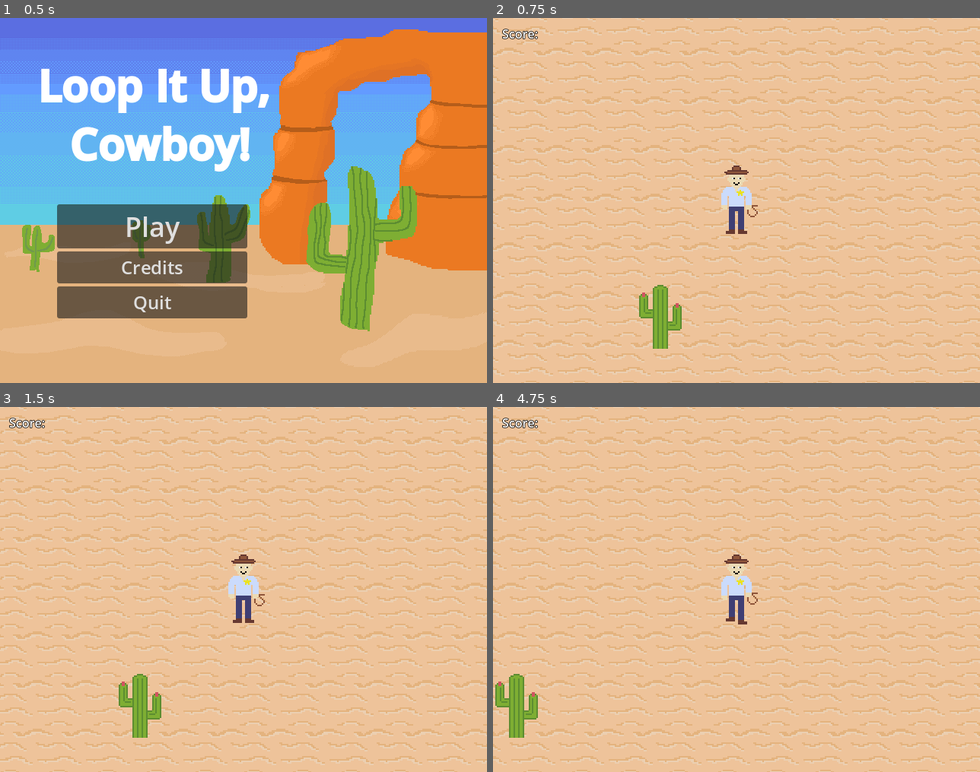
Above: before the commit, frames 1-4 (two rows, left to right).
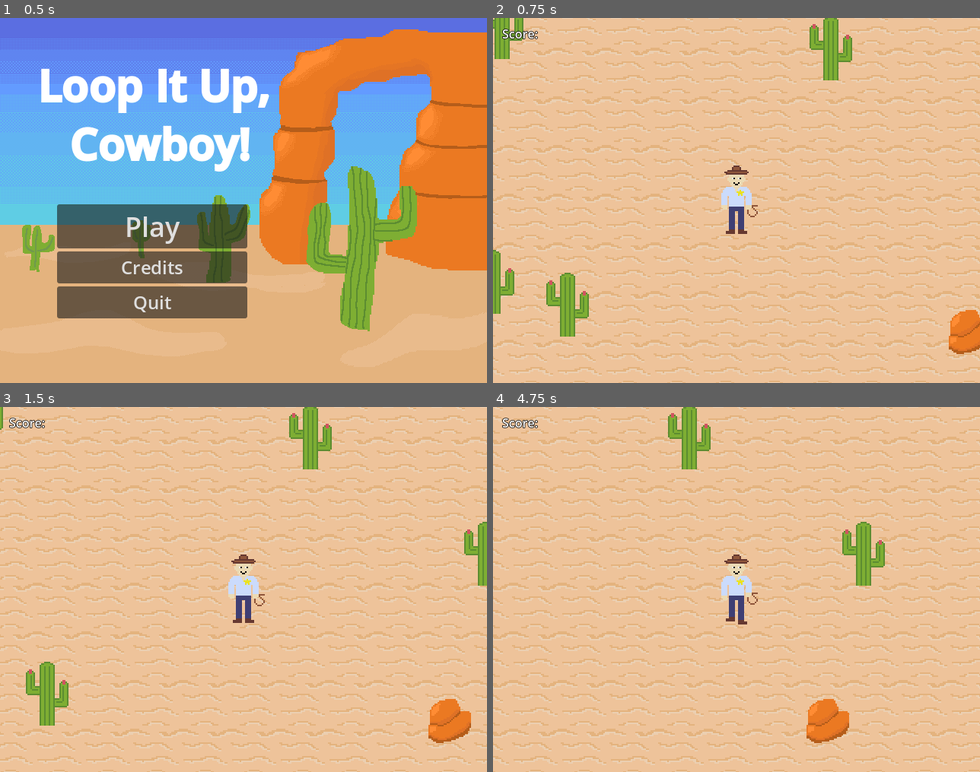
Above: after the commit, the same moments.

Repository: thearst3rd/gmtk-2025
Game: Godot game, scene res://src/menu/main_menu.tscn
The game is run twice, just before and just after one commit, with the same random seed, the same clock (stepped at 60 frames per second) and the same inputs.
Inputs (mouse positions are in pixels of both pictures, inside the frame that each line leads up to):
- Up to frame 1 (0.5 s): no input
- Up to frame 2 (0.75 s): click "Play" at 0.5 s
- Up to frame 3 (1.5 s): tap Enter at 1.25 s; move the mouse to (350, 571) at 1.27 s; press the mouse at (350, 571) at 1.28 s; hold D (move_right) from 1.28 s (still down)
- Up to frame 4 (4.75 s): move the mouse to (639, 607) at 2.02 s; release D (move_right) at 2.03 s; release the mouse at (639, 607) at 2.03 s; hold S (move_down) 2.03-2.78 s; click (639, 607) at 2.1 s; move the mouse to (785, 509) at 2.77 s; press the mouse at (785, 509) at 2.78 s; hold D (move_right) 2.78-3.53 s; move the mouse to (712, 662) at 3.52 s; release the mouse at (712, 662) at 3.53 s; hold W (move_up) 3.53-4.28 s; click (712, 662) at 3.6 s; move the mouse to (882, 644) at 4.27 s; press the mouse at (882, 644) at 4.28 s; hold A (move_left) from 4.28 s (still down)

Frame 1 is identical in both runs. In frame 2, 4.0% of the frame differs, in the area x 0-100%, y 0-93%; in frame 3, 3.8%; in frame 4, 12%, in the area x 0-100%, y 0-100%.

Commit message:
Added rocks, procedural generation, new projectile sprite.

Diff:
--- a/project.godot
+++ b/project.godot
@@ -62,6 +62,14 @@
 ]
 }
 
+[layer_names]
+
+2d_physics/layer_1="Player"
+2d_physics/layer_2="Enemies"
+2d_physics/layer_3="Cacti"
+2d_physics/layer_4="Rocks"
+2d_physics/layer_5="Projectiles"
+
 [rendering]
 
 textures/canvas_textures/default_texture_filter=0
--- a/src/game/arena.gd
+++ b/src/game/arena.gd
@@ -1,8 +1,12 @@
 extends Node2D
+
+
+const CHUNK_SIZE = 1000
 
 
 var game_time: float = 0
 var score: int = 0
+var loaded_chunks: Array[Vector2] = []
 
 @onready var player: Player = %Player
 
@@ -11,9 +15,85 @@
 	player.draw_controller.line_complete.connect(on_line_complete)
 	score = 0
 
+	var player_chunk_pos := Vector2(
+		round(player.position.x / CHUNK_SIZE) * CHUNK_SIZE,
+		round(player.position.y / CHUNK_SIZE) * CHUNK_SIZE
+	)
+
+	# Spawn a 3x3 area of chunks around the player.
+	for x in range(-1, 2):
+		for y in range(-1, 2):
+			var chunk_start = player_chunk_pos + Vector2(x, y) * CHUNK_SIZE
+			spawn_objects(chunk_start)
+
 
 func _process(delta: float) -> void:
 	game_time += delta
+
+	var player_chunk_pos := Vector2(
+		round(player.position.x / CHUNK_SIZE) * CHUNK_SIZE,
+		round(player.position.y / CHUNK_SIZE) * CHUNK_SIZE
+	)
+
+	# Unload any chunks that are no longer adjacent to the player's chunk
+	for chunk_start in loaded_chunks:
+		if abs((player_chunk_pos - chunk_start).x) > 2 * CHUNK_SIZE:
+			despawn_objects(chunk_start)
+		if abs((player_chunk_pos - chunk_start).y) > 2 * CHUNK_SIZE:
+			despawn_objects(chunk_start)
+
+	# Spawn in new objects for any new chunks
+	for x in range(-1, 2):
+		for y in range(-1, 2):
+			var chunk_start = player_chunk_pos + Vector2(x, y) * CHUNK_SIZE
+			if chunk_start not in loaded_chunks:
+				spawn_objects(chunk_start)
+
+
+# Spawn a random number of rocks and cacti in a chunk.
+func spawn_objects(chunk_start: Vector2) -> void:
+	loaded_chunks.append(chunk_start)
+
+	var num_objects := randi_range(8, 20)
+
+	var existing_object_positions: Array[Vector2] = [player.position]
+
+	var distance_sq_threshold := 2500.0
+
+	for _idx in range(num_objects):
+		var new_pos := Vector2(
+			randf_range(chunk_start.x, chunk_start.x + CHUNK_SIZE),
+			randf_range(chunk_start.y, chunk_start.y + CHUNK_SIZE)
+		)
+
+		# What do I even do with line-breaks here????
+		while existing_object_positions.any(
+			func is_far(x): return x.distance_squared_to(new_pos) < distance_sq_threshold
+		):
+			new_pos = Vector2(
+				randf_range(chunk_start.x, chunk_start.x + CHUNK_SIZE),
+				randf_range(chunk_start.y, chunk_start.y + CHUNK_SIZE)
+			)
+
+		existing_object_positions.append(new_pos)
+		if randi_range(0, 1) == 0:
+			var rock := preload("res://src/game/rock.tscn").instantiate()
+			rock.position = new_pos
+			$Objects.add_child(rock)
+		else:
+			var cactus := preload("res://src/game/cactus.tscn").instantiate()
+			cactus.position = new_pos
+			$Objects.add_child(cactus)
+
+
+func despawn_objects(chunk_start: Vector2) -> void:
+	loaded_chunks.erase(chunk_start)
+	var chunk = Rect2(chunk_start, Vector2.ONE * CHUNK_SIZE)
+
+	for object in $Objects.get_children() as Array[Node2D]:
+		if chunk.has_point(object.position):
+			$Objects.remove_child(object)
+			object.queue_free()
 
 
 func on_line_complete(points: Array[Vector2], _penalty: float) -> void:
@@ -36,9 +116,7 @@
 
 func on_player_shoot(direction: Vector2) -> void:
 	var new_projectile := preload("res://src/game/enemy_projectile.tscn").instantiate()
-	new_projectile.direction = direction
-	new_projectile.initial_position = player.position
-	new_projectile.position = player.position
+	new_projectile.init(player.position, direction)
 	new_projectile.object_hit.connect(on_projectile_hit)
 	$Projectiles.add_child(new_projectile)
 
--- a/src/game/arena.tscn
+++ b/src/game/arena.tscn
@@ -1,10 +1,9 @@
-[gd_scene load_steps=8 format=3 uid="uid://b0rybmr68nlu2"]
+[gd_scene load_steps=7 format=3 uid="uid://b0rybmr68nlu2"]
 
 [ext_resource type="Script" uid="uid://cquq3y345hu4n" path="res://src/game/arena.gd" id="1_0pbf2"]
 [ext_resource type="PackedScene" uid="uid://dwowpahlj38c2" path="res://src/game/infinite_background.tscn" id="1_44jrx"]
 [ext_resource type="PackedScene" uid="uid://fhqqde4xxf6l" path="res://src/game/player.tscn" id="1_p3gke"]
 [ext_resource type="PackedScene" uid="uid://dvr4gp8bis72j" path="res://src/menu/pause_menu.tscn" id="2_fpc82"]
-[ext_resource type="PackedScene" uid="uid://cuk2s5krjoqwi" path="res://src/game/cactus.tscn" id="3_0pbf2"]
 [ext_resource type="Script" uid="uid://c8nwccsmwim1l" path="res://src/game/enemy_spawner.gd" id="4_44jrx"]
 
 [sub_resource type="LabelSettings" id="LabelSettings_dwrxi"]
@@ -20,8 +19,11 @@
 [node name="Player" parent="." instance=ExtResource("1_p3gke")]
 unique_name_in_owner = true
 position = Vector2(451, 203)
+collision_mask = 14
 
 [node name="Enemies" type="Node" parent="."]
+
+[node name="Objects" type="Node" parent="."]
 
 [node name="Projectiles" type="Node" parent="."]
 
@@ -36,9 +38,6 @@
 [node name="EnemySpawnTimer" type="Timer" parent="EnemySpawner"]
 autostart = true
 
-[node name="Cactus" parent="." instance=ExtResource("3_0pbf2")]
-position = Vector2(351, 356)
-
 [node name="UI" type="CanvasLayer" parent="."]
 
 [node name="ScoreLabel" type="Label" parent="UI"]
--- a/src/game/cactus.tscn
+++ b/src/game/cactus.tscn
@@ -13,6 +13,8 @@
 size = Vector2(18, 25)
 
 [node name="Cactus" type="Area2D"]
+collision_layer = 4
+collision_mask = 3
 script = ExtResource("1_326do")
 
 [node name="Sprite2D" type="Sprite2D" parent="."]
--- a/src/game/draw_controller.gd
+++ b/src/game/draw_controller.gd
@@ -91,7 +91,7 @@
 
 	var is_closed := _check_if_closed(drawing_points)
 
-	print("Penalty: %f, Closed: %s" % [penalty, "true" if is_closed else "false"])
+	#print("Penalty: %f, Closed: %s" % [penalty, "true" if is_closed else "false"])
 
 	if SHOW_DEBUG_COMPARISON:
 		comparison_line.clear_points()
@@ -140,8 +140,6 @@
 		mean_radius += point.distance_to(mean_point)
 	mean_radius /= points.size()
 
-	print("Center: ", mean_point + global_position)
-
 	return [mean_point, mean_radius]
 
 
@@ -155,7 +153,6 @@
 		total_penalty += penalty
 	total_penalty /= drawing_points.size()
 	total_penalty *= 100.0
-	print(total_penalty)
 	return total_penalty
 
 
--- a/src/game/enemy.tscn
+++ b/src/game/enemy.tscn
@@ -56,6 +56,8 @@
 }]
 
 [node name="Enemy" type="CharacterBody2D"]
+collision_layer = 2
+collision_mask = 31
 script = ExtResource("1_askbf")
 
 [node name="CollisionShape2D" type="CollisionShape2D" parent="."]
--- a/src/game/enemy_projectile.gd
+++ b/src/game/enemy_projectile.gd
@@ -20,6 +20,16 @@
 		queue_free()
 
 
+func init(init_position: Vector2, init_direction: Vector2) -> void:
+	position = init_position
+	initial_position = init_position
+	direction = init_direction
+	if direction.x < 0:
+		$AnimationPlayer.play("left")
+	else:
+		$AnimationPlayer.play("right")
+
+
 func on_body_entered(body: Node2D) -> void:
 	if body is Player:
 		return
--- a/src/game/enemy_projectile.tscn
+++ b/src/game/enemy_projectile.tscn
@@ -1,20 +1,121 @@
-[gd_scene load_steps=4 format=3 uid="uid://0jkims4wxkeg"]
+[gd_scene load_steps=8 format=3 uid="uid://0jkims4wxkeg"]
 
 [ext_resource type="Script" uid="uid://cciem2led2btp" path="res://src/game/enemy_projectile.gd" id="1_0piwa"]
-[ext_resource type="Texture2D" uid="uid://cy73vk0l6eeak" path="res://assets/cowboy_hat.png" id="1_7cc01"]
+[ext_resource type="Texture2D" uid="uid://cbtsnbjl170gv" path="res://assets/bad_guy_porojectile.png" id="2_0piwa"]
 
 [sub_resource type="CircleShape2D" id="CircleShape2D_ykfnh"]
+radius = 19.0
+
+[sub_resource type="Animation" id="Animation_0piwa"]
+resource_name = "left"
+length = 0.5
+loop_mode = 1
+tracks/0/type = "value"
+tracks/0/imported = false
+tracks/0/enabled = true
+tracks/0/path = NodePath("Sprite2D:rotation")
+tracks/0/interp = 1
+tracks/0/loop_wrap = true
+tracks/0/keys = {
+"times": PackedFloat32Array(0, 0.5),
+"transitions": PackedFloat32Array(1, 1),
+"update": 0,
+"values": [0.0, -6.28319]
+}
+tracks/1/type = "value"
+tracks/1/imported = false
+tracks/1/enabled = true
+tracks/1/path = NodePath("Sprite2D:scale")
+tracks/1/interp = 1
+tracks/1/loop_wrap = true
+tracks/1/keys = {
+"times": PackedFloat32Array(0),
+"transitions": PackedFloat32Array(1),
+"update": 0,
+"values": [Vector2(-1.5, 1.5)]
+}
+
+[sub_resource type="Animation" id="Animation_ykfnh"]
+length = 0.001
+tracks/0/type = "value"
+tracks/0/imported = false
+tracks/0/enabled = true
+tracks/0/path = NodePath("Sprite2D:rotation")
+tracks/0/interp = 1
+tracks/0/loop_wrap = true
+tracks/0/keys = {
+"times": PackedFloat32Array(0),
+"transitions": PackedFloat32Array(1),
+"update": 0,
+"values": [0.0]
+}
+tracks/1/type = "value"
+tracks/1/imported = false
+tracks/1/enabled = true
+tracks/1/path = NodePath("Sprite2D:scale")
+tracks/1/interp = 1
+tracks/1/loop_wrap = true
+tracks/1/keys = {
+"times": PackedFloat32Array(0),
+"transitions": PackedFloat32Array(1),
+"update": 0,
+"values": [Vector2(1, 1)]
+}
+
+[sub_resource type="Animation" id="Animation_kfs3b"]
+resource_name = "right"
+length = 0.5
+loop_mode = 1
+tracks/0/type = "value"
+tracks/0/imported = false
+tracks/0/enabled = true
+tracks/0/path = NodePath("Sprite2D:scale")
+tracks/0/interp = 1
+tracks/0/loop_wrap = true
+tracks/0/keys = {
+"times": PackedFloat32Array(0),
+"transitions": PackedFloat32Array(1),
+"update": 0,
+"values": [Vector2(1.5, 1.5)]
+}
+tracks/1/type = "value"
+tracks/1/imported = false
+tracks/1/enabled = true
+tracks/1/path = NodePath("Sprite2D:rotation")
+tracks/1/interp = 1
+tracks/1/loop_wrap = true
+tracks/1/keys = {
+"times": PackedFloat32Array(0, 0.5),
+"transitions": PackedFloat32Array(1, 1),
+"update": 0,
+"values": [0.0, 6.28319]
+}
+
+[sub_resource type="AnimationLibrary" id="AnimationLibrary_kfs3b"]
+_data = {
+&"RESET": SubResource("Animation_ykfnh"),
+&"left": SubResource("Animation_0piwa"),
+&"right": SubResource("Animation_kfs3b")
+}
 
 [node name="EnemyProjectile" type="Area2D"]
+collision_layer = 16
+collision_mask = 14
 script = ExtResource("1_0piwa")
 MAX_DISTANCE = 600
 SPEED = 300
 
 [node name="Sprite2D" type="Sprite2D" parent="."]
-texture = ExtResource("1_7cc01")
+texture = ExtResource("2_0piwa")
 
 [node name="CollisionShape2D" type="CollisionShape2D" parent="."]
+position = Vector2(0, 1)
 shape = SubResource("CircleShape2D_ykfnh")
+
+[node name="AnimationPlayer" type="AnimationPlayer" parent="."]
+libraries = {
+&"": SubResource("AnimationLibrary_kfs3b")
+}
 
 [connection signal="area_entered" from="." to="." method="on_body_entered"]
 [connection signal="body_entered" from="." to="." method="on_body_entered"]
--- a/src/game/player.tscn
+++ b/src/game/player.tscn
@@ -57,6 +57,7 @@
 }]
 
 [node name="Player" type="CharacterBody2D" groups=["Player"]]
+collision_mask = 15
 script = ExtResource("1_7dijx")
 
 [node name="CollisionShape2D" type="CollisionShape2D" parent="."]
--- /dev/null
+++ b/src/game/rock.tscn
@@ -0,0 +1,17 @@
+[gd_scene load_steps=3 format=3 uid="uid://bnv2otvi5vgcn"]
+
+[ext_resource type="Texture2D" uid="uid://bngxssies78wj" path="res://assets/rock.png" id="1_mvh6b"]
+
+[sub_resource type="CircleShape2D" id="CircleShape2D_gihmg"]
+radius = 27.0185
+
+[node name="Rock" type="StaticBody2D"]
+collision_layer = 8
+collision_mask = 3
+
+[node name="Sprite2D" type="Sprite2D" parent="."]
+scale = Vector2(2, 2)
+texture = ExtResource("1_mvh6b")
+
+[node name="CollisionShape2D" type="CollisionShape2D" parent="."]
+shape = SubResource("CircleShape2D_gihmg")
Binary file added: assets/bad_guy_porojectile.png
Not shown, added: assets/bad_guy_porojectile.png.import
Binary file added: assets/rock.png
Not shown, added: assets/rock.png.import
